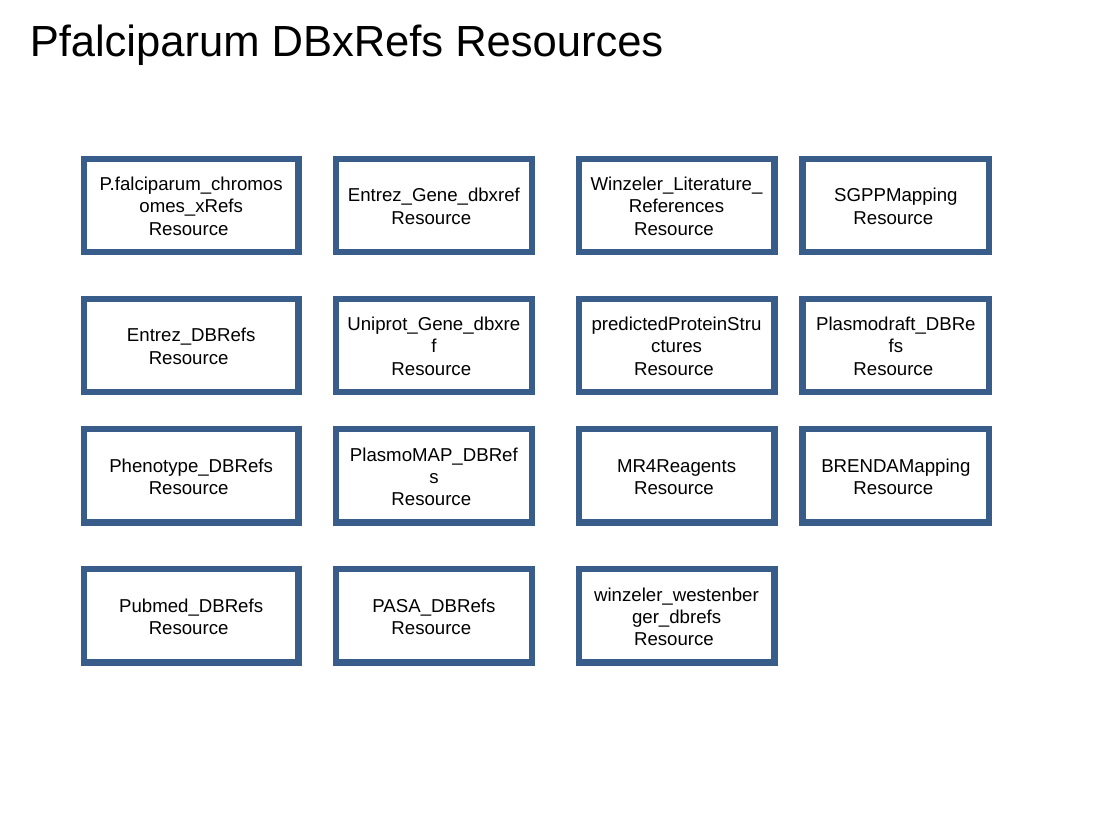
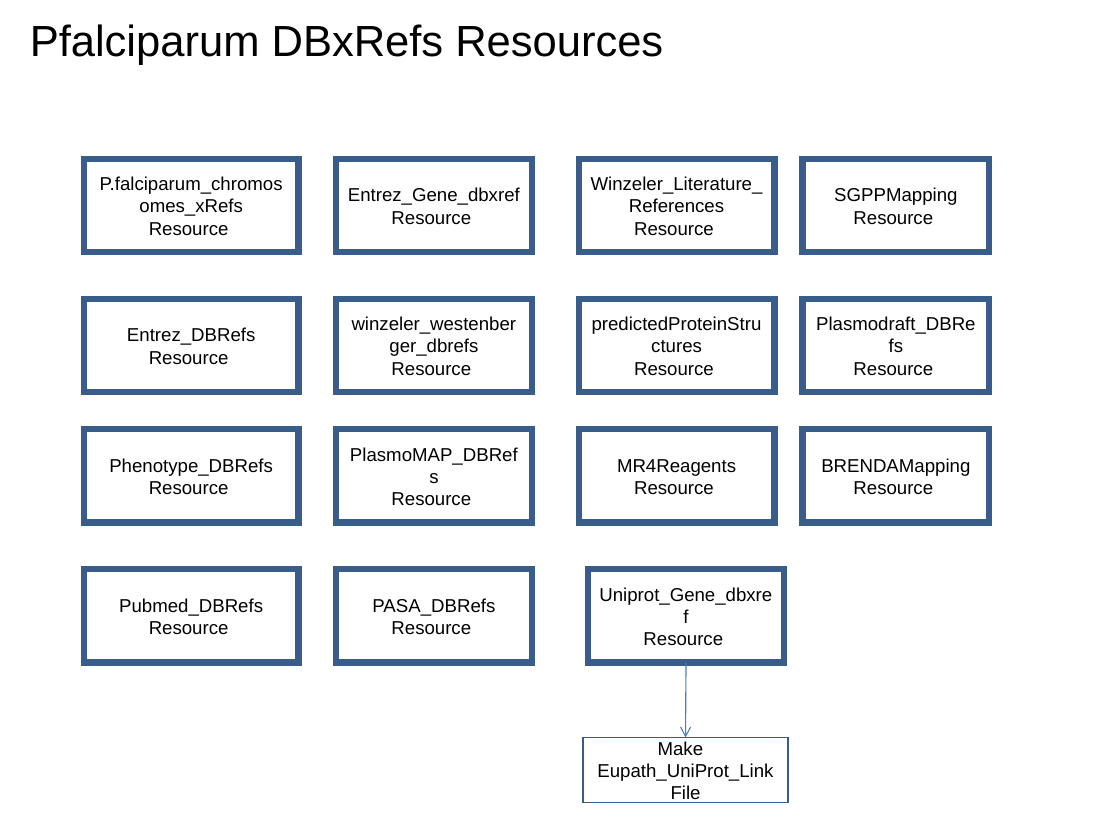
Before and after one commit to VEuPathDB/ApiCommonWorkflow, a slide deck: slide 18 of Main/doc/IntegratedWorkflow.ppt. Drawn at 1120x840 pixels with LibreOffice and Linux fonts; fonts in the diff are those of the drawing. Boxes give left, top, right and bottom in pixels: in the first picture for what was removed or moved away, otherwise in the second. Text is boxed around its words. In the diff, an @@ line names an element or a change of style, - is before the commit and + after.

```diff
--- a/Main/doc/IntegratedWorkflow.ppt
+++ b/Main/doc/IntegratedWorkflow.ppt
@@ rectangle "winzeler_westenberger_dbrefs": place and size @@
-rectangle "winzeler_westenberger_dbrefs" at bbox=[579, 569, 775, 662]
+rectangle "winzeler_westenberger_dbrefs" at bbox=[336, 299, 532, 392]
@@ rectangle "Uniprot_Gene_dbxref": place and size @@
-rectangle "Uniprot_Gene_dbxref" at bbox=[336, 299, 532, 392]
+rectangle "Uniprot_Gene_dbxref" at bbox=[588, 569, 784, 662]
@@ arrow added from (687, 663) to (685, 737), #4A7EBB 0.74 pt @@
@@ rectangle added at bbox=[582, 737, 787, 802], fill #FFFFFF, outline #385D8A 0.99 pt, 12 pt, text #000000 @@
+Make
+Eupath_UniProt_Link File
```
Also in this commit, not shown: 2 other slides changed.
